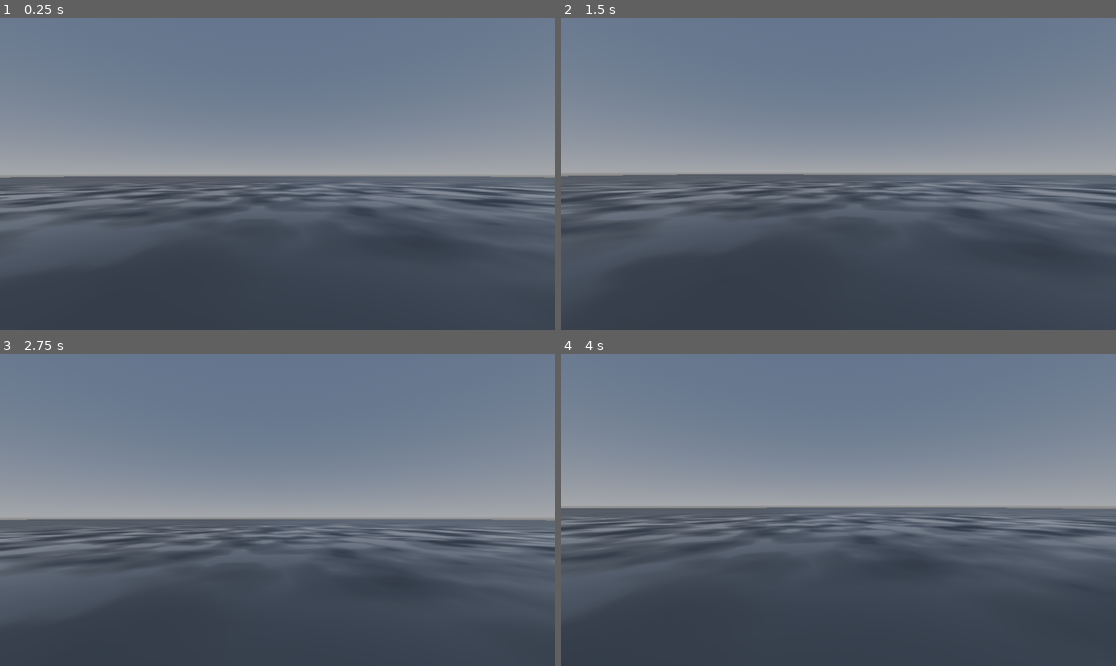
Above: before the commit, frames 1-4 (two rows, left to right).
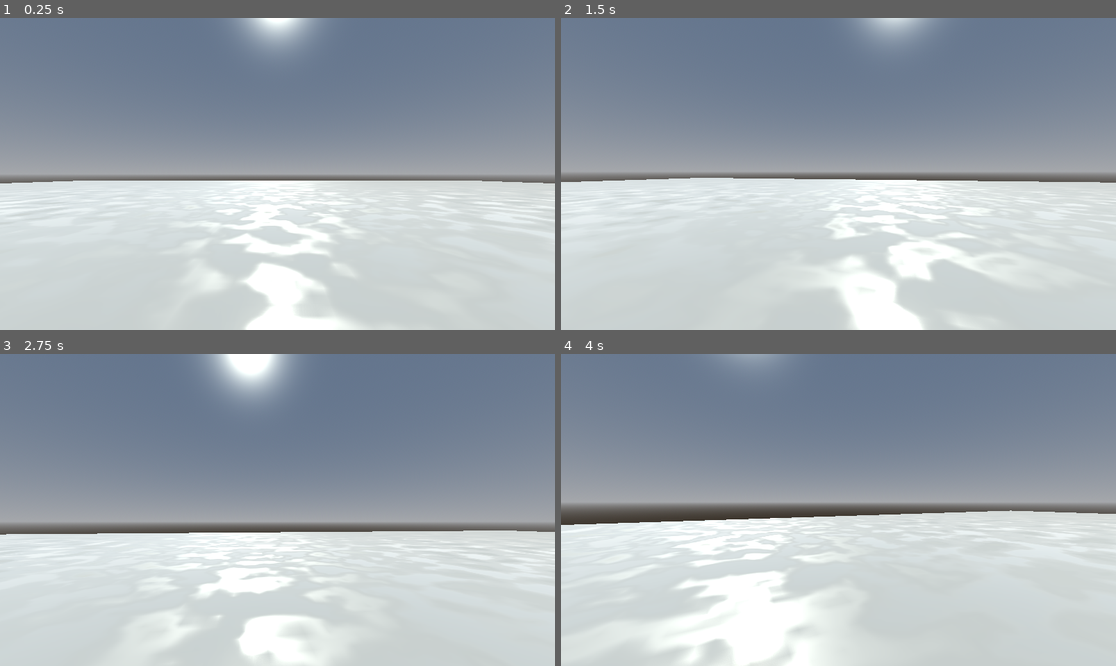
Above: after the commit, the same moments.

Repository: DISN-kolo/movementgame
Game: Godot game, scene res://misc/default_empty.tscn
Same seed, same stepped clock (60 frames per second), same inputs: the game is played once before the commit and once after it.
Inputs (mouse positions are in pixels of both pictures, inside the frame that each line leads up to):
- Up to frame 1 (0.25 s): no input
- Up to frame 2 (1.5 s): tap Enter at 0.5 s; move the mouse to (866, 174) at 0.52 s; hold W (mov_up, bound only after the commit) from 0.53 s (still down); move the mouse to (810, 174) at 1.27 s
- Up to frame 3 (2.75 s): keep holding W (mov_up, bound only after the commit); move the mouse to (288, 503) at 2.02 s
- Up to frame 4 (4 s): keep holding W (mov_up, bound only after the commit); move the mouse to (832, 516) at 2.77 s; move the mouse to (877, 513) at 3.52 s

The runs differ from the first frame. In frame 1, 50% of the frame differs, in the area x 0-100%, y 0-100%; in frame 2, 50%; in frame 3, 48%; in frame 4, 52%.

Commit message:
sens generalized, movement template added

Diff:
--- a/chars/pc.gd
+++ b/chars/pc.gd
@@ -2,10 +2,20 @@
 
 @onready var head_pc: Node3D = $HeadPC;
 @onready var camera_pc: Camera3D = $HeadPC/CameraPC;
-const SENSITIVITY = 0.003;
 
-func _unhandled_input(event):
+var input_dir: Vector2 = Vector2(0, 0);
+var direction: Vector3 = Vector3(0, 0, 0);
+var speed_modifier: float = 500.0;
+
+func _unhandled_input(event) -> void:
 	if event is InputEventMouseMotion:
-		head_pc.rotate_y(-event.relative.x * SENSITIVITY);
-		camera_pc.rotate_x(event.relative.y * SENSITIVITY);
+		head_pc.rotate_y(-event.relative.x * Settings.sensitivity);
+		camera_pc.rotate_x(-event.relative.y * Settings.sensitivity);
 		camera_pc.rotation.x = clamp(camera_pc.rotation.x, -PI/2, PI/2);
+
+func _physics_process(delta: float) -> void:
+	input_dir = Input.get_vector("mov_left", "mov_right", "mov_up", "mov_down");
+	direction = (head_pc.transform.basis * Vector3(input_dir.x, 0, input_dir.y));
+	velocity = direction * speed_modifier * delta;
+	print(velocity);
+	move_and_slide();
--- a/chars/pc.tscn
+++ b/chars/pc.tscn
@@ -16,13 +16,10 @@
 transform = Transform3D(1, 0, 0, 0, 1, 0, 0, 0, 1, 0, 0.7, 0)
 
 [node name="CameraPC" type="Camera3D" parent="HeadPC"]
-transform = Transform3D(-1, 0, -8.74228e-08, 0, 1, 0, 8.74228e-08, 0, -1, 0, 0, 0)
-cull_mask = 1048573
 
 [node name="CollisionShape3D" type="CollisionShape3D" parent="."]
 shape = SubResource("CapsuleShape3D_aovtj")
 
 [node name="MeshInstance3D" type="MeshInstance3D" parent="."]
-layers = 2
 mesh = SubResource("CapsuleMesh_aovtj")
 surface_material_override/0 = SubResource("StandardMaterial3D_aovtj")
--- a/misc/default_empty.gd
+++ b/misc/default_empty.gd
@@ -2,12 +2,21 @@
 @onready var world0 = preload("res://worlds/world_0.tscn");
 var worldinstance;
 @onready var PC = preload("res://chars/pc.tscn");
-var playerinstance;
+var playerinstance: CharacterBody3D;
 
 func _ready() -> void:
 	worldinstance = world0.instantiate();
 	self.add_child(worldinstance);
 	playerinstance = PC.instantiate();
+	playerinstance.position.y += 1;
 	self.add_child(playerinstance);
-	Input.set_mouse_mode(Input.MOUSE_MODE_CAPTURED)
+	Input.set_mouse_mode(Input.MOUSE_MODE_CAPTURED);
 	pass;
+
+func _input(event: InputEvent) -> void:
+	if event.is_action_pressed("ui_cancel"):
+		get_tree().quit();
+	elif event.is_action_pressed("sens_up"):
+		Settings.sensitivity += 0.001;
+	elif event.is_action_pressed("sens_down"):
+		Settings.sensitivity -= 0.001;
--- a/project.godot
+++ b/project.godot
@@ -14,3 +14,51 @@
 run/main_scene="uid://cddrb4408qvtm"
 config/features=PackedStringArray("4.4", "Forward Plus")
 config/icon="res://icon.svg"
+
+[autoload]
+
+Settings="*res://singletons/settings.gd"
+
+[display]
+
+window/size/viewport_width=1920
+window/size/viewport_height=1080
+window/size/mode=3
+window/size/borderless=true
+
+[input]
+
+sens_up={
+"deadzone": 0.2,
+"events": [Object(InputEventKey,"resource_local_to_scene":false,"resource_name":"","device":-1,"window_id":0,"alt_pressed":false,"shift_pressed":false,"ctrl_pressed":false,"meta_pressed":false,"pressed":false,"keycode":0,"physical_keycode":93,"key_label":0,"unicode":93,"location":0,"echo":false,"script":null)
+]
+}
+sens_down={
+"deadzone": 0.2,
+"events": [Object(InputEventKey,"resource_local_to_scene":false,"resource_name":"","device":-1,"window_id":0,"alt_pressed":false,"shift_pressed":false,"ctrl_pressed":false,"meta_pressed":false,"pressed":false,"keycode":0,"physical_keycode":91,"key_label":0,"unicode":91,"location":0,"echo":false,"script":null)
+]
+}
+mov_left={
+"deadzone": 0.2,
+"events": [Object(InputEventKey,"resource_local_to_scene":false,"resource_name":"","device":-1,"window_id":0,"alt_pressed":false,"shift_pressed":false,"ctrl_pressed":false,"meta_pressed":false,"pressed":false,"keycode":0,"physical_keycode":65,"key_label":0,"unicode":97,"location":0,"echo":false,"script":null)
+, Object(InputEventKey,"resource_local_to_scene":false,"resource_name":"","device":-1,"window_id":0,"alt_pressed":false,"shift_pressed":false,"ctrl_pressed":false,"meta_pressed":false,"pressed":false,"keycode":0,"physical_keycode":4194319,"key_label":0,"unicode":0,"location":0,"echo":false,"script":null)
+]
+}
+mov_up={
+"deadzone": 0.2,
+"events": [Object(InputEventKey,"resource_local_to_scene":false,"resource_name":"","device":-1,"window_id":0,"alt_pressed":false,"shift_pressed":false,"ctrl_pressed":false,"meta_pressed":false,"pressed":false,"keycode":0,"physical_keycode":87,"key_label":0,"unicode":119,"location":0,"echo":false,"script":null)
+, Object(InputEventKey,"resource_local_to_scene":false,"resource_name":"","device":-1,"window_id":0,"alt_pressed":false,"shift_pressed":false,"ctrl_pressed":false,"meta_pressed":false,"pressed":false,"keycode":0,"physical_keycode":4194320,"key_label":0,"unicode":0,"location":0,"echo":false,"script":null)
+]
+}
+mov_right={
+"deadzone": 0.2,
+"events": [Object(InputEventKey,"resource_local_to_scene":false,"resource_name":"","device":-1,"window_id":0,"alt_pressed":false,"shift_pressed":false,"ctrl_pressed":false,"meta_pressed":false,"pressed":false,"keycode":0,"physical_keycode":68,"key_label":0,"unicode":100,"location":0,"echo":false,"script":null)
+, Object(InputEventKey,"resource_local_to_scene":false,"resource_name":"","device":-1,"window_id":0,"alt_pressed":false,"shift_pressed":false,"ctrl_pressed":false,"meta_pressed":false,"pressed":false,"keycode":0,"physical_keycode":4194321,"key_label":0,"unicode":0,"location":0,"echo":false,"script":null)
+]
+}
+mov_down={
+"deadzone": 0.2,
+"events": [Object(InputEventKey,"resource_local_to_scene":false,"resource_name":"","device":-1,"window_id":0,"alt_pressed":false,"shift_pressed":false,"ctrl_pressed":false,"meta_pressed":false,"pressed":false,"keycode":0,"physical_keycode":83,"key_label":0,"unicode":115,"location":0,"echo":false,"script":null)
+, Object(InputEventKey,"resource_local_to_scene":false,"resource_name":"","device":-1,"window_id":0,"alt_pressed":false,"shift_pressed":false,"ctrl_pressed":false,"meta_pressed":false,"pressed":false,"keycode":0,"physical_keycode":4194322,"key_label":0,"unicode":0,"location":0,"echo":false,"script":null)
+]
+}
--- /dev/null
+++ b/singletons/settings.gd
@@ -0,0 +1,3 @@
+extends Node
+
+var sensitivity: float = 0.003;
--- a/worlds/world_0.tscn
+++ b/worlds/world_0.tscn
@@ -13,6 +13,14 @@
 
 [node name="World0" type="Node3D"]
 
+[node name="DirectionalLight3D" type="DirectionalLight3D" parent="."]
+transform = Transform3D(-1, 5.78137e-08, -6.55768e-08, 0, 0.750111, 0.661312, 8.74228e-08, 0.661312, -0.750111, 0, 0, 0)
+light_color = Color(1, 0.99, 0.9, 1)
+light_energy = 2.0
+light_angular_distance = 0.5
+shadow_enabled = true
+directional_shadow_mode = 0
+
 [node name="CSGBox3D" type="CSGBox3D" parent="."]
 use_collision = true
 collision_mask = 0
Not shown, added: singletons/settings.gd.uid
